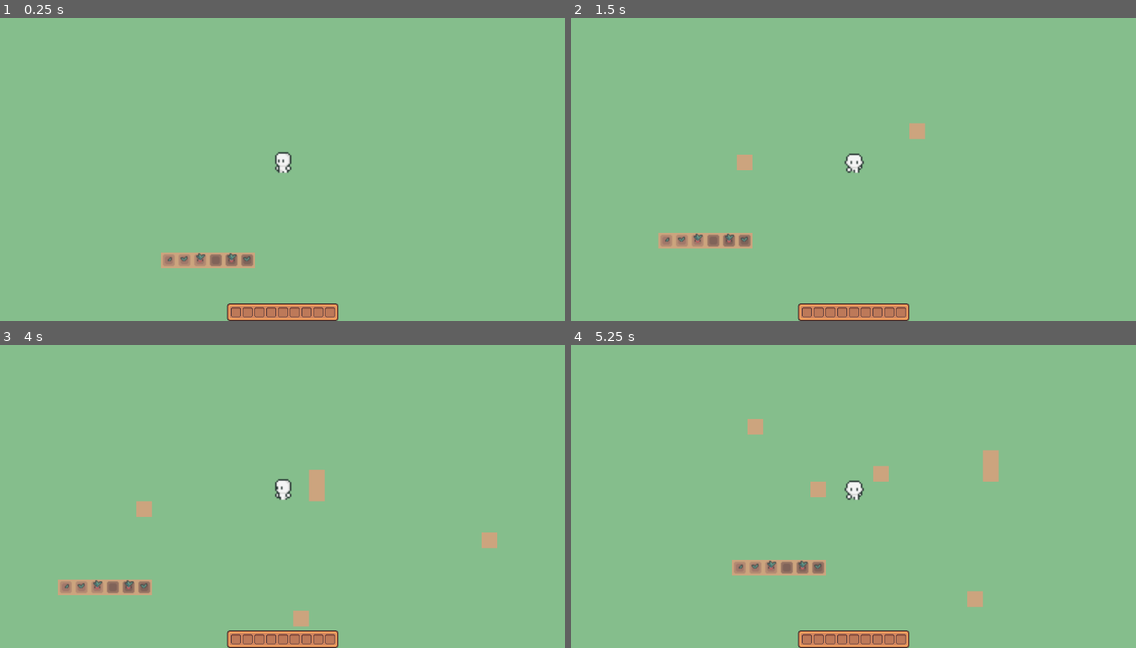
Above: before the commit, frames 1-4 (two rows, left to right).
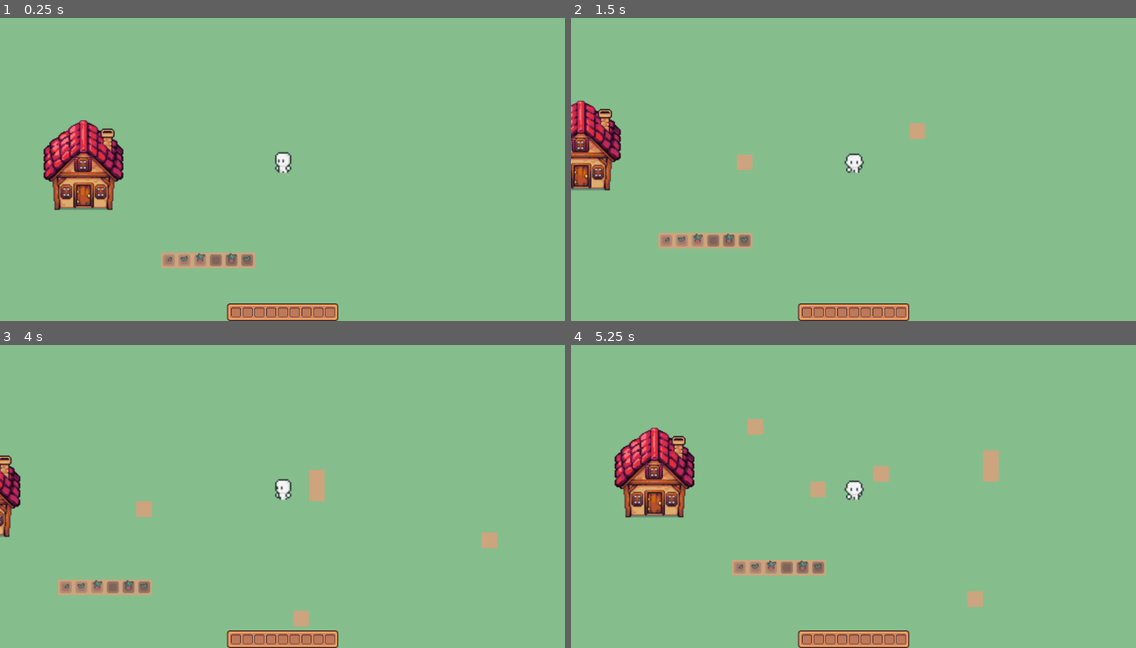
Above: after the commit, the same moments.

Repository: LaClimSx/Back-to-the-roots
Game: Godot game, scene res://Scenes/world.tscn
Two runs of this game, one before a commit and one after it. Both use one fixed random seed, a clock stepped at 60 frames per second and the inputs below.
Inputs (mouse positions are in pixels of both pictures, inside the frame that each line leads up to):
- Up to frame 1 (0.25 s): no input
- Up to frame 2 (1.5 s): tap Enter at 0.5 s; move the mouse to (977, 145) at 0.52 s; hold Right (move_right) 0.53-1.28 s; right-click (977, 145) at 0.6 s; move the mouse to (740, 178) at 1.27 s; hold Down (move_down) from 1.28 s (still down); right-click (740, 178) at 1.35 s
- Up to frame 3 (4 s): move the mouse to (339, 420) at 2.02 s; release Down (move_down) at 2.03 s; hold Right (move_right) 2.03-2.78 s; right-click (339, 420) at 2.1 s; move the mouse to (254, 554) at 2.77 s; hold Up (move_up) 2.78-3.53 s; right-click (254, 554) at 2.85 s; move the mouse to (452, 535) at 3.52 s; hold Left (move_left) from 3.53 s (still down); right-click (452, 535) at 3.6 s
- Up to frame 4 (5.25 s): move the mouse to (684, 441) at 4.27 s; right-click (684, 441) at 4.35 s; move the mouse to (881, 490) at 5.02 s; release Left (move_left) at 5.03 s; hold Down (move_down) from 5.03 s (still down); right-click (881, 490) at 5.1 s

The runs differ from the first frame. In frame 1, 3.3% of the frame differs, in the area x 7-22%, y 33-64%; in frame 2, 2.2%; in frame 3, 0.7%; in frame 4, 3.4%, in the area x 7-22%, y 27-57%.

Commit message:
ajout maison

Diff:
--- /dev/null
+++ b/Scenes/door.tscn
@@ -0,0 +1,153 @@
+[gd_scene load_steps=10 format=3 uid="uid://v4ai3tyrasyh"]
+
+[ext_resource type="Texture2D" uid="uid://bkkxo4vhw8h2g" path="res://Assets/Tiny Wonder Farm Free/objects&items/farm objects free.png" id="1_n2iv1"]
+[ext_resource type="Script" path="res://Scripts/door.gd" id="1_w5qtv"]
+
+[sub_resource type="Animation" id="Animation_3lpuf"]
+resource_name = "open"
+tracks/0/type = "value"
+tracks/0/imported = false
+tracks/0/enabled = true
+tracks/0/path = NodePath("Sprite2D:frame")
+tracks/0/interp = 1
+tracks/0/loop_wrap = true
+tracks/0/keys = {
+"times": PackedFloat32Array(0),
+"transitions": PackedFloat32Array(1),
+"update": 1,
+"values": [1]
+}
+tracks/1/type = "value"
+tracks/1/imported = false
+tracks/1/enabled = true
+tracks/1/path = NodePath("CollisionShape2D:disabled")
+tracks/1/interp = 1
+tracks/1/loop_wrap = true
+tracks/1/keys = {
+"times": PackedFloat32Array(0),
+"transitions": PackedFloat32Array(1),
+"update": 0,
+"values": [true]
+}
+
+[sub_resource type="Animation" id="Animation_0hr0b"]
+resource_name = "close"
+tracks/0/type = "value"
+tracks/0/imported = false
+tracks/0/enabled = true
+tracks/0/path = NodePath("Sprite2D:frame")
+tracks/0/interp = 1
+tracks/0/loop_wrap = true
+tracks/0/keys = {
+"times": PackedFloat32Array(0),
+"transitions": PackedFloat32Array(1),
+"update": 1,
+"values": [0]
+}
+tracks/1/type = "value"
+tracks/1/imported = false
+tracks/1/enabled = true
+tracks/1/path = NodePath("CollisionShape2D:disabled")
+tracks/1/interp = 1
+tracks/1/loop_wrap = true
+tracks/1/keys = {
+"times": PackedFloat32Array(0),
+"transitions": PackedFloat32Array(1),
+"update": 0,
+"values": [false]
+}
+
+[sub_resource type="Animation" id="Animation_bivry"]
+length = 0.001
+tracks/0/type = "value"
+tracks/0/imported = false
+tracks/0/enabled = true
+tracks/0/path = NodePath("Sprite2D:frame")
+tracks/0/interp = 1
+tracks/0/loop_wrap = true
+tracks/0/keys = {
+"times": PackedFloat32Array(0),
+"transitions": PackedFloat32Array(1),
+"update": 1,
+"values": [0]
+}
+tracks/1/type = "value"
+tracks/1/imported = false
+tracks/1/enabled = true
+tracks/1/path = NodePath("CollisionShape2D:disabled")
+tracks/1/interp = 1
+tracks/1/loop_wrap = true
+tracks/1/keys = {
+"times": PackedFloat32Array(0),
+"transitions": PackedFloat32Array(1),
+"update": 0,
+"values": [true]
+}
+
+[sub_resource type="Animation" id="Animation_pa0sd"]
+resource_name = "opening"
+tracks/0/type = "value"
+tracks/0/imported = false
+tracks/0/enabled = true
+tracks/0/path = NodePath("Sprite2D:frame")
+tracks/0/interp = 1
+tracks/0/loop_wrap = true
+tracks/0/keys = {
+"times": PackedFloat32Array(0, 0.0333333),
+"transitions": PackedFloat32Array(1, 1),
+"update": 1,
+"values": [0, 1]
+}
+tracks/1/type = "value"
+tracks/1/imported = false
+tracks/1/enabled = true
+tracks/1/path = NodePath("CollisionShape2D:disabled")
+tracks/1/interp = 1
+tracks/1/loop_wrap = true
+tracks/1/keys = {
+"times": PackedFloat32Array(0, 0.0333333),
+"transitions": PackedFloat32Array(1, 1),
+"update": 0,
+"values": [false, true]
+}
+
+[sub_resource type="AnimationLibrary" id="AnimationLibrary_60huj"]
+_data = {
+"RESET": SubResource("Animation_bivry"),
+"close": SubResource("Animation_0hr0b"),
+"open": SubResource("Animation_3lpuf"),
+"opening": SubResource("Animation_pa0sd")
+}
+
+[sub_resource type="RectangleShape2D" id="RectangleShape2D_t86uh"]
+size = Vector2(22, 28)
+
+[sub_resource type="CircleShape2D" id="CircleShape2D_11yni"]
+radius = 11.0
+
+[node name="Door" type="StaticBody2D"]
+script = ExtResource("1_w5qtv")
+
+[node name="Sprite2D" type="Sprite2D" parent="."]
+texture = ExtResource("1_n2iv1")
+vframes = 2
+region_enabled = true
+region_rect = Rect2(101.182, 113.563, 22.7471, 59.3124)
+
+[node name="AnimationPlayer" type="AnimationPlayer" parent="."]
+libraries = {
+"": SubResource("AnimationLibrary_60huj")
+}
+autoplay = "close"
+
+[node name="CollisionShape2D" type="CollisionShape2D" parent="."]
+position = Vector2(0, -1)
+shape = SubResource("RectangleShape2D_t86uh")
+disabled = true
+
+[node name="playerDetected" type="Area2D" parent="."]
+position = Vector2(0, -1)
+
+[node name="CollisionShape2D" type="CollisionShape2D" parent="playerDetected"]
+position = Vector2(0, 14)
+shape = SubResource("CircleShape2D_11yni")
--- /dev/null
+++ b/Scenes/house.tscn
@@ -0,0 +1,25 @@
+[gd_scene load_steps=3 format=3 uid="uid://dcouvu2n0fdiq"]
+
+[ext_resource type="Texture2D" uid="uid://bkkxo4vhw8h2g" path="res://Assets/Tiny Wonder Farm Free/objects&items/farm objects free.png" id="1_8tj5l"]
+[ext_resource type="PackedScene" uid="uid://v4ai3tyrasyh" path="res://Scenes/door.tscn" id="2_0qhl0"]
+
+[node name="House" type="StaticBody2D"]
+
+[node name="toit" type="Sprite2D" parent="."]
+z_index = 2
+position = Vector2(49, 25)
+texture = ExtResource("1_8tj5l")
+region_enabled = true
+region_rect = Rect2(5.90802, 96.5088, 85.6974, 62.1224)
+
+[node name="house" type="Sprite2D" parent="."]
+position = Vector2(49, 41)
+texture = ExtResource("1_8tj5l")
+region_enabled = true
+region_rect = Rect2(5.90802, 96.5088, 85.6974, 94.4912)
+
+[node name="CollisionPolygon2D" type="CollisionPolygon2D" parent="."]
+polygon = PackedVector2Array(44, 26, 24, 47, 18, 57, 20, 85, 38, 85, 38, 57, 59, 57, 59, 85, 78, 85, 80, 55, 52, 26)
+
+[node name="Door" parent="." instance=ExtResource("2_0qhl0")]
+position = Vector2(49, 72)
--- a/Scenes/world.tscn
+++ b/Scenes/world.tscn
@@ -7,6 +7,7 @@
 [ext_resource type="Texture2D" uid="uid://y6aryph5rcy8" path="res://Assets/Tiles/Carrot.png" id="3_hg1d4"]
 [ext_resource type="PackedScene" path="res://Scenes/inventory_gui.tscn" id="5_0ywr5"]
 [ext_resource type="Script" path="res://Scripts/canvas_layer.gd" id="5_b8gca"]
+[ext_resource type="PackedScene" uid="uid://dcouvu2n0fdiq" path="res://Scenes/house.tscn" id="8_66nr8"]
 
 [sub_resource type="TileSetAtlasSource" id="TileSetAtlasSource_gq4rf"]
 texture = ExtResource("1_7604j")
@@ -104,6 +105,7 @@
 
 [node name="Player" parent="." instance=ExtResource("2_pts0t")]
 z_index = 2
+position = Vector2(3.0021, 1.00084)
 
 [node name="TileMap" type="TileMap" parent="."]
 tile_set = SubResource("TileSet_i6het")
@@ -128,3 +130,7 @@
 offset_bottom = 0.0
 grow_vertical = 0
 size_flags_vertical = 0
+
+[node name="House" parent="." instance=ExtResource("8_66nr8")]
+position = Vector2(304.213, 287.241)
+scale = Vector2(1, 1)
--- /dev/null
+++ b/Scripts/door.gd
@@ -0,0 +1,11 @@
+extends StaticBody2D
+
+
+# Called when the node enters the scene tree for the first time.
+func _ready() -> void:
+	pass # Replace with function body.
+
+
+# Called every frame. 'delta' is the elapsed time since the previous frame.
+func _process(delta: float) -> void:
+	pass
--- a/Scripts/player.gd
+++ b/Scripts/player.gd
@@ -26,10 +26,10 @@
 		velocity = velocity.normalized() * speed
 		last_dir = velocity
 		$AnimatedSprite2D.play()
-	#else:
-	#	$AnimatedSprite2D.animation = "idle_face"
 
-	position += velocity * delta
+	#position += velocity * delta
+	#position = position.clamp(Vector2.ZERO, screen_size)
+	move_and_collide(velocity * delta)
 	position = position.clamp(Vector2.ZERO, screen_size)
 
 	if velocity.x != 0:
Binary file added: Assets/Tiny Wonder Farm Free/characters/main character old/portrait female.png
Not shown, added: Assets/Tiny Wonder Farm Free/characters/main character old/portrait female.png.import
Binary file added: Assets/Tiny Wonder Farm Free/characters/main character old/portrait male.png
Not shown, added: Assets/Tiny Wonder Farm Free/characters/main character old/portrait male.png.import
Binary file added: Assets/Tiny Wonder Farm Free/characters/main character old/walk and idle.png
Not shown, added: Assets/Tiny Wonder Farm Free/characters/main character old/walk and idle.png.import
Binary file added: Assets/Tiny Wonder Farm Free/characters/main character/portrait female.png
Not shown, added: Assets/Tiny Wonder Farm Free/characters/main character/portrait female.png.import
Binary file added: Assets/Tiny Wonder Farm Free/characters/main character/portrait male.png
Not shown, added: Assets/Tiny Wonder Farm Free/characters/main character/portrait male.png.import
Binary file added: Assets/Tiny Wonder Farm Free/characters/main character/walk and idle.png
Not shown, added: Assets/Tiny Wonder Farm Free/characters/main character/walk and idle.png.import
(and 15 more such lines)
